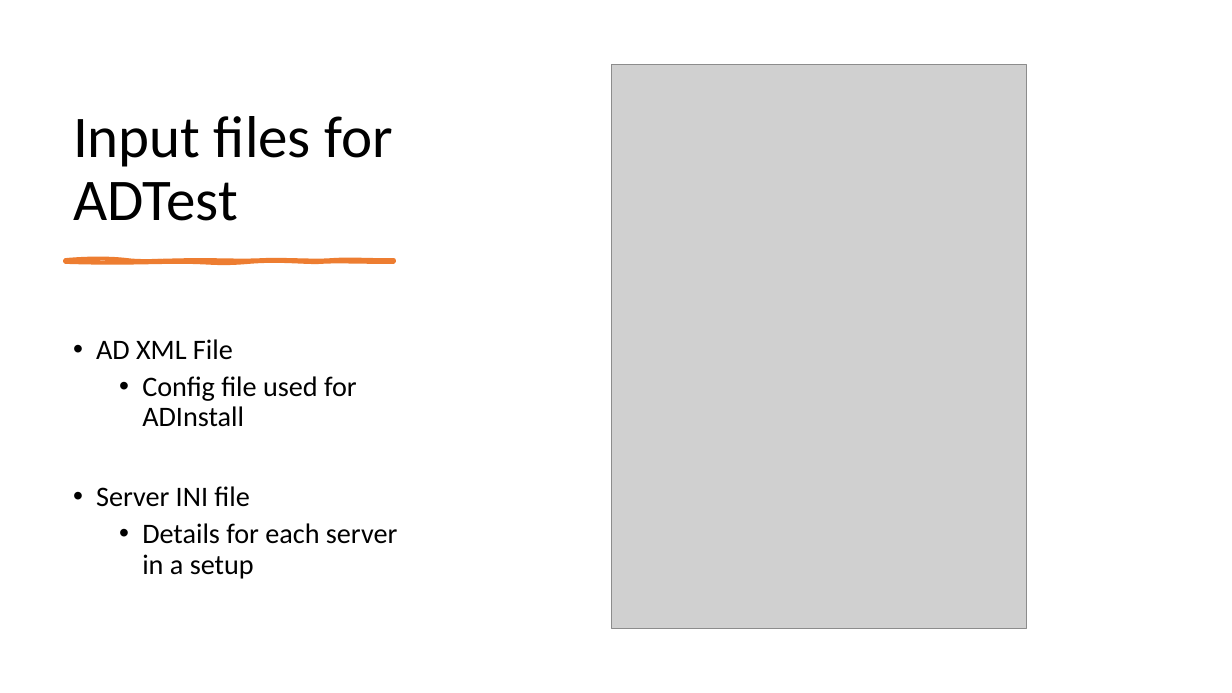
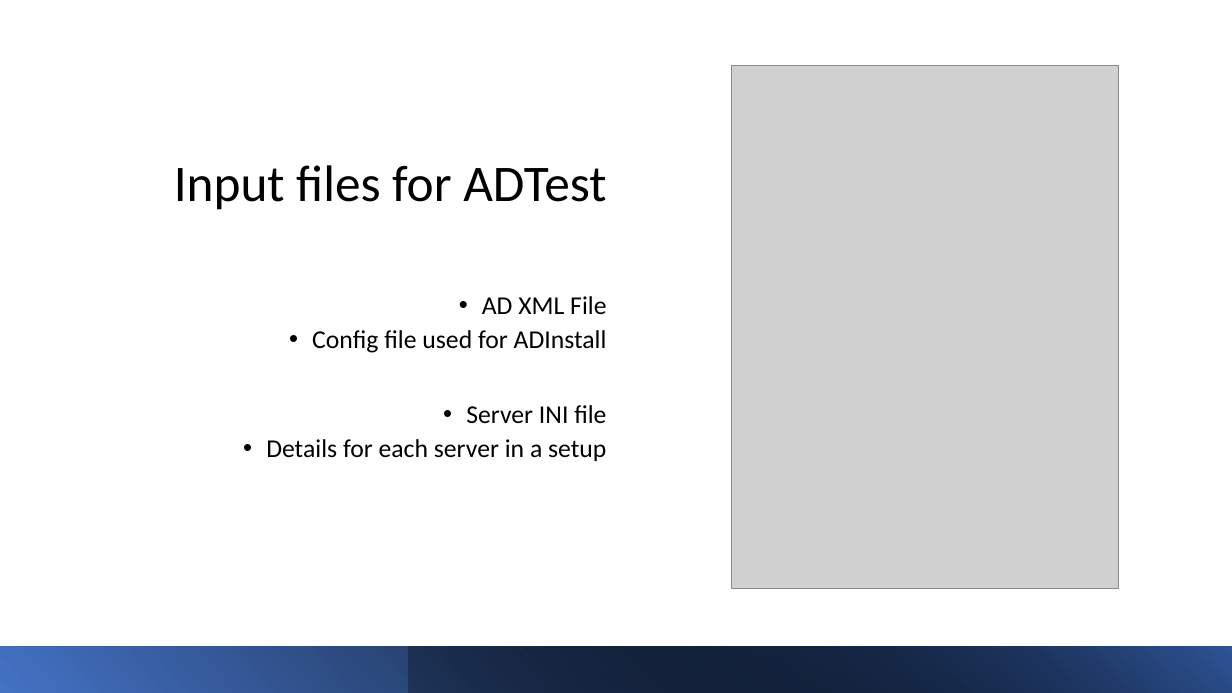
Before and after one commit to nitinjosepaul/test_forge, a slide deck: slide 5 of resource/ADTest Framework POC.pptx. Drawn at 1232x693 pixels with LibreOffice and Linux fonts; fonts in the diff are those of the drawing; grey boxes stand for pictures. Boxes give left, top, right and bottom in pixels: in the first picture for what was removed or moved away, otherwise in the second. Text is boxed around its words. In the diff, an @@ line names an element or a change of style, - is before the commit and + after.

```diff
--- a/resource/ADTest Framework POC.pptx
+++ b/resource/ADTest Framework POC.pptx
@@ title "Input files for ADTest": place and size @@
-title "Input files for ADTest" at (73, 116, 392, 221)
+title "Input files for ADTest" at (174, 165, 606, 210)
@@ title "Input files for ADTest" at (174, 165, 606, 210): size 46 to 40 pt; alignment left to right @@
@@ picture: place and size @@
-picture at (612, 65, 1028, 628)
+picture at (732, 65, 1118, 589)
@@ freeform shape removed at (65, 260, 394, 262) @@
@@ text "AD XML File": place and size @@
-text "AD XML File" at (96, 339, 397, 579)
+text "AD XML File" at (266, 296, 607, 461)
@@ text "AD XML File" at (266, 296, 607, 461): size 22 to 20 pt; alignment left to right @@
@@ rectangle added at (0, 647, 1232, 693), fill gradient #4472C4 to #000000 @@
@@ rectangle added at (409, 647, 1232, 693), fill gradient #000000 to #2F5597 @@
```
Also in this commit, not shown: 7 other slides changed, 1 slide added, 1 slide removed.
